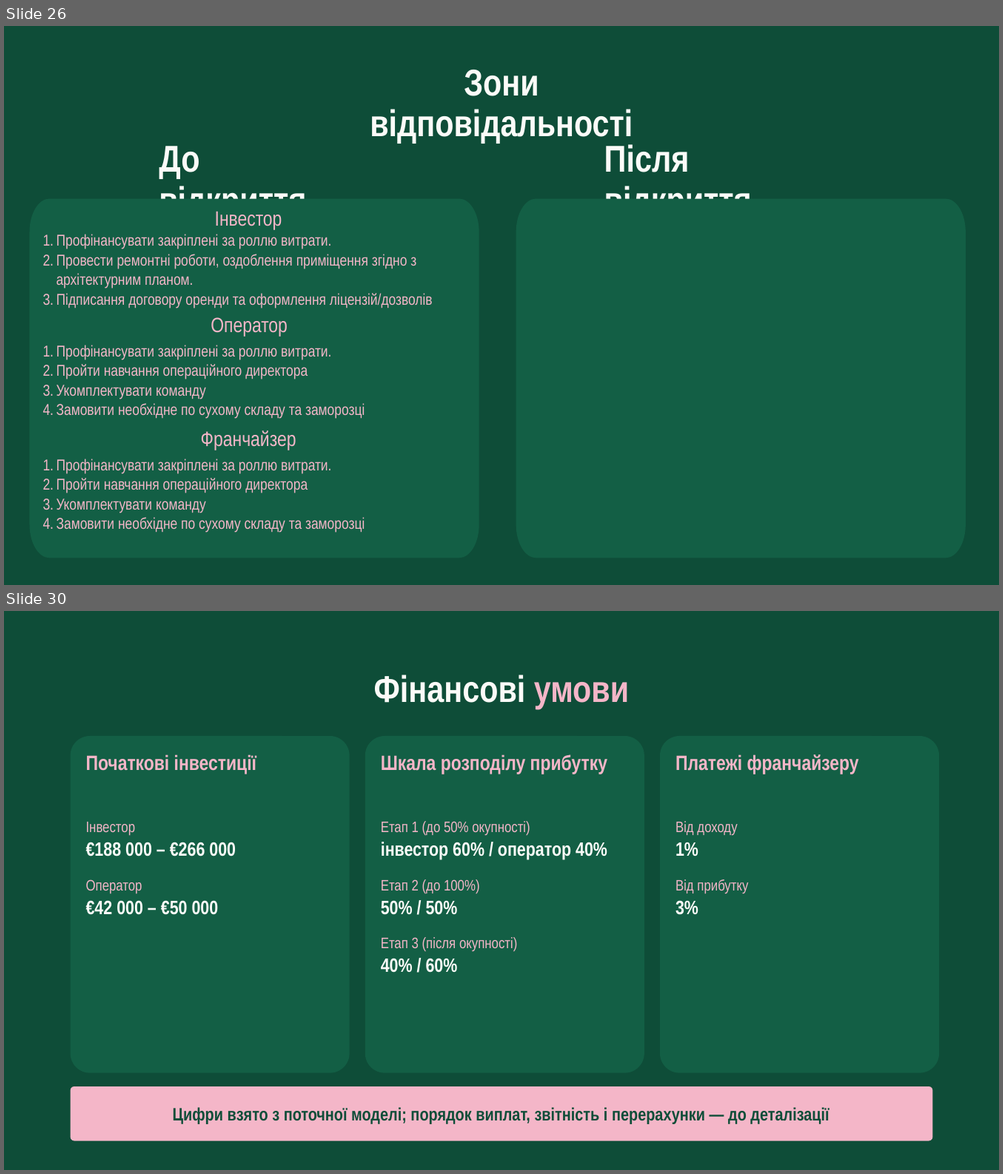
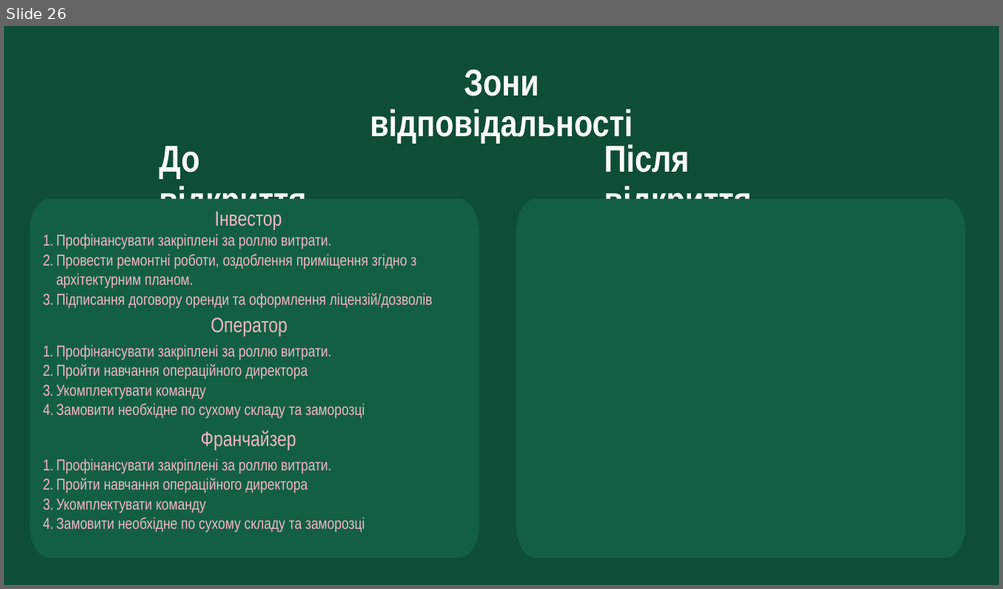
Before and after one commit to denfidiriv-cmyk/xcrypto, a slide deck: presentation_with_contract.pptx. Shown one above the other, each under a label of ours: slides 26 and 30 before the commit, slide 26 after it; the slides between them are not shown. The pictures are 1003x1174 and 1003x589 pixels, drawn with LibreOffice and Linux fonts; fonts in the diff are those of the drawing. Boxes give left, top, right and bottom in pixels: in the first picture for what was removed or moved away, otherwise in the second. Text is boxed around its words. In the diff, an @@ line names an element or a change of style, - is before the commit and + after.

```diff
--- a/presentation_with_contract.pptx
+++ b/presentation_with_contract.pptx
@@ slide 30 removed at <box>4,611,999,1170</box>, background #0E4D38 @@
@@ text removed at <box>374,675,629,709</box> @@
-Фінансові умови
@@ rounded rectangle removed at <box>70,736,349,1073</box> @@
@@ rounded rectangle removed at <box>365,736,644,1073</box> @@
@@ rounded rectangle removed at <box>660,736,939,1073</box> @@
@@ text removed at <box>86,755,256,775</box> @@
-Початкові інвестиції
@@ text removed at <box>381,755,607,775</box> @@
-Шкала розподілу прибутку
@@ text removed at <box>675,755,859,775</box> @@
-Платежі франчайзеру
@@ text removed at <box>86,822,236,915</box> @@
-Інвестор
-€188 000 – €266 000
-Оператор
-€42 000 – €50 000
@@ text removed at <box>381,821,607,973</box> @@
-Етап 1 (до 50% окупності)
-інвестор 60% / оператор 40%
-Етап 2 (до 100%)
-50% / 50%
-Етап 3 (після окупності)
-40% / 60%
@@ text removed at <box>675,821,748,915</box> @@
-Від доходу
-1%
-Від прибутку
-3%
@@ rounded rectangle removed at <box>70,1087,932,1141</box> @@
@@ text removed at <box>173,1108,828,1125</box> @@
-Цифри взято з поточної моделі; порядок виплат, звітність і перерахунки — до деталізації
```
Also in this commit, not shown: 2 slides changed, 8 slides added, 2 other slides removed.
